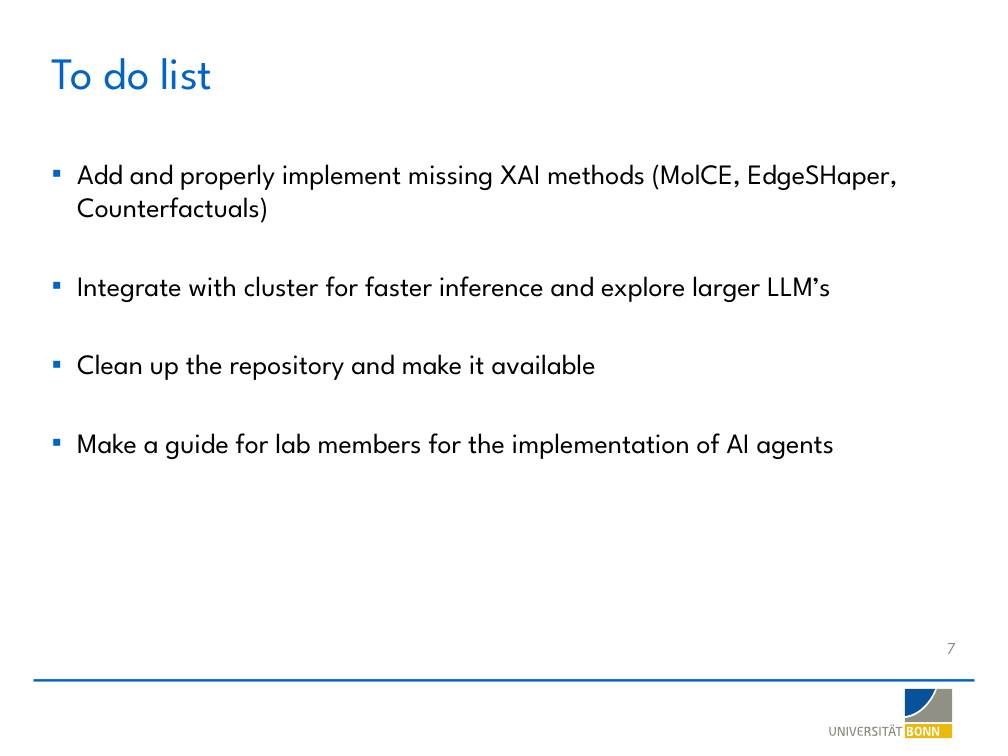
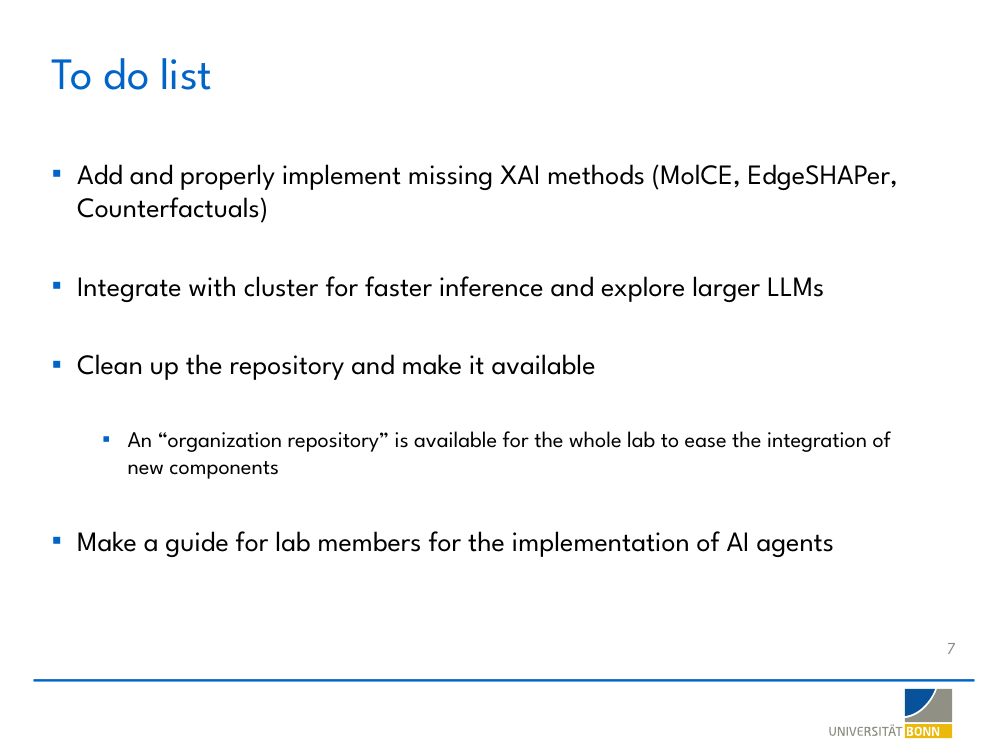
Before and after one commit to LSI-Uni-Bonn/ChemicHAL, a slide deck: slide 7 of slides/AI_Agent_Explainability.pptx. Drawn at 1008x756 pixels with LibreOffice and Linux fonts; fonts in the diff are those of the drawing; background and template pictures are left out. Boxes give left, top, right and bottom in pixels: in the first picture for what was removed or moved away, otherwise in the second. Text is boxed around its words. In the diff, an @@ line names an element or a change of style, - is before the commit and + after.

Commit message:
Minor slide updates

```diff
--- a/slides/AI_Agent_Explainability.pptx
+++ b/slides/AI_Agent_Explainability.pptx
@@ text at bbox=[77, 164, 898, 302]: text changed @@
-▪ Add and properly implement missing XAI methods (MolCE, EdgeSHaper, Counterfactuals)
-▪ Integrate with cluster for faster inference and explore larger LLM’s
+▪ Add and properly implement missing XAI methods (MolCE, EdgeSHAPer, Counterfactuals)
+▪ Integrate with cluster for faster inference and explore larger LLMs
@@ text at bbox=[128, 431, 891, 479]: paragraph added @@
+  ▪ An “organization repository” is available for the whole lab to ease the integration of new components
```
Also in this commit, not shown: 2 other slides changed.
